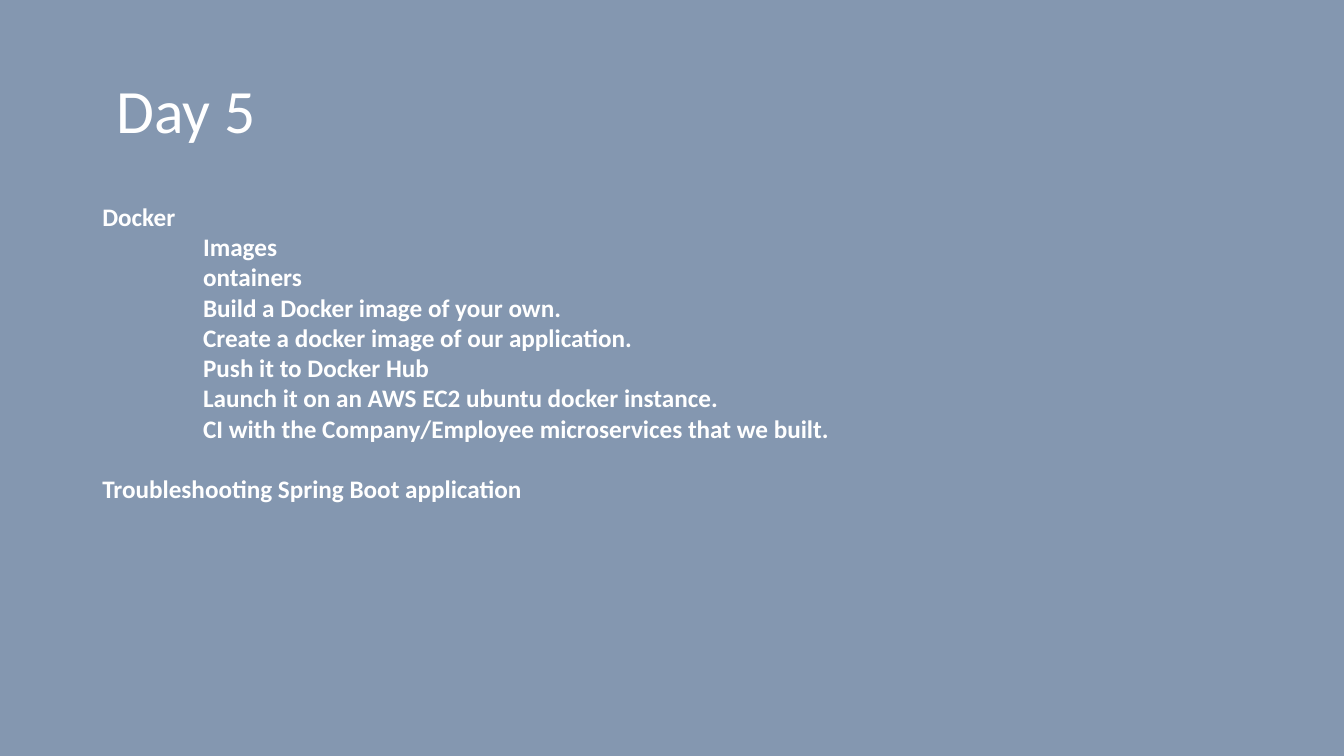
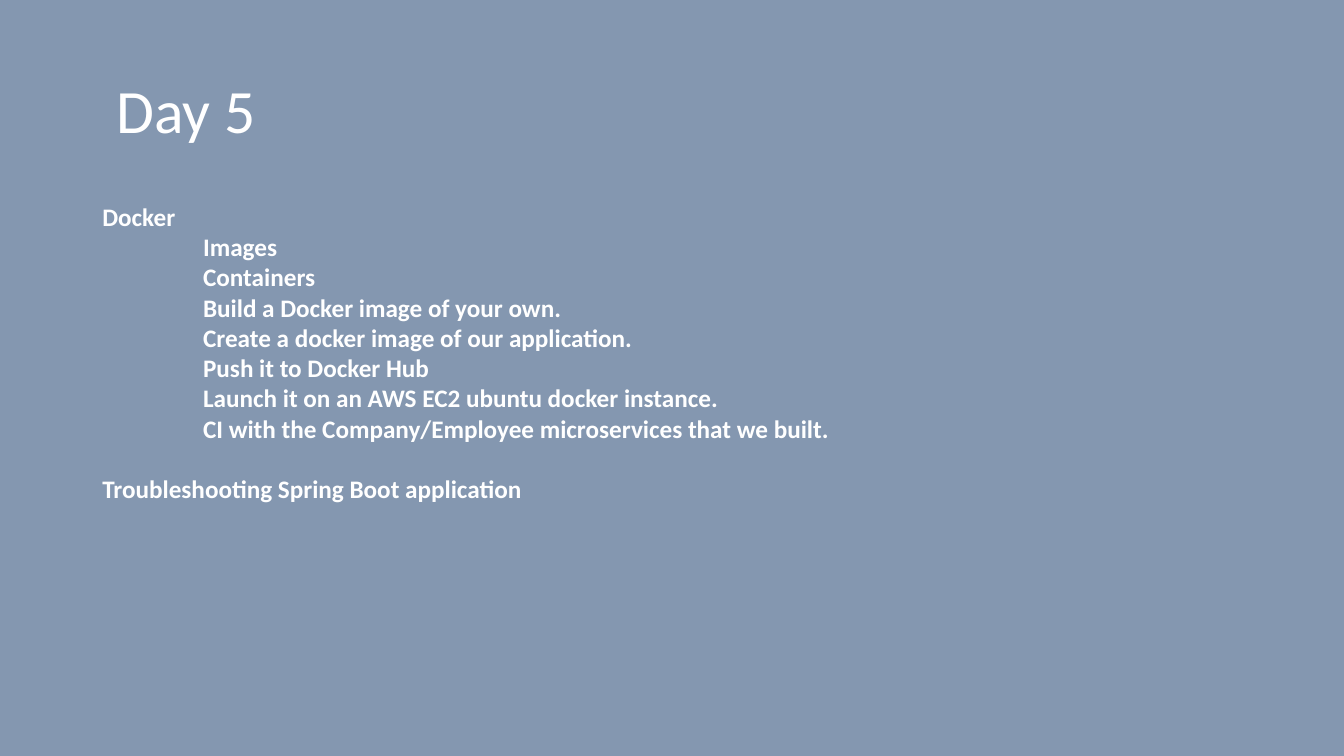
Before and after one commit to vilasvarghese/microservices, a slide deck: slide 6 of training/Agenda.pptx. Drawn at 1344x756 pixels with LibreOffice and Linux fonts; fonts in the diff are those of the drawing. Boxes give left, top, right and bottom in pixels: in the first picture for what was removed or moved away, otherwise in the second. Text is boxed around its words. In the diff, an @@ line names an element or a change of style, - is before the commit and + after.

```diff
--- a/training/Agenda.pptx
+++ b/training/Agenda.pptx
@@ text at [203,268,315,286]: text changed @@
-ontainers
+Containers
```
Also in this commit, not shown: 1 other slide changed, 7 other files.
